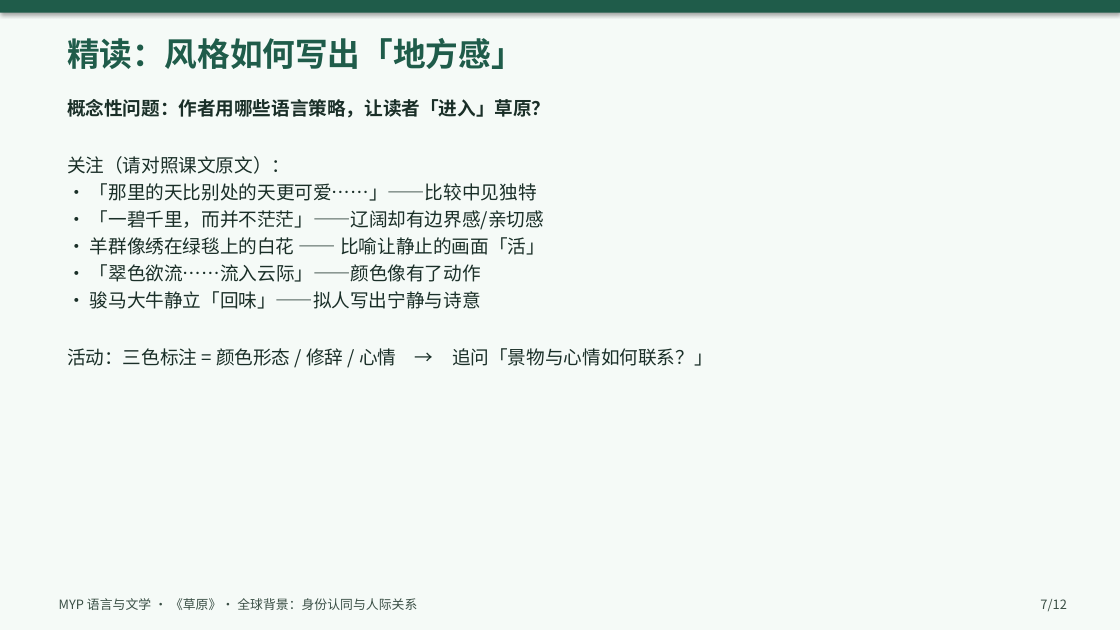
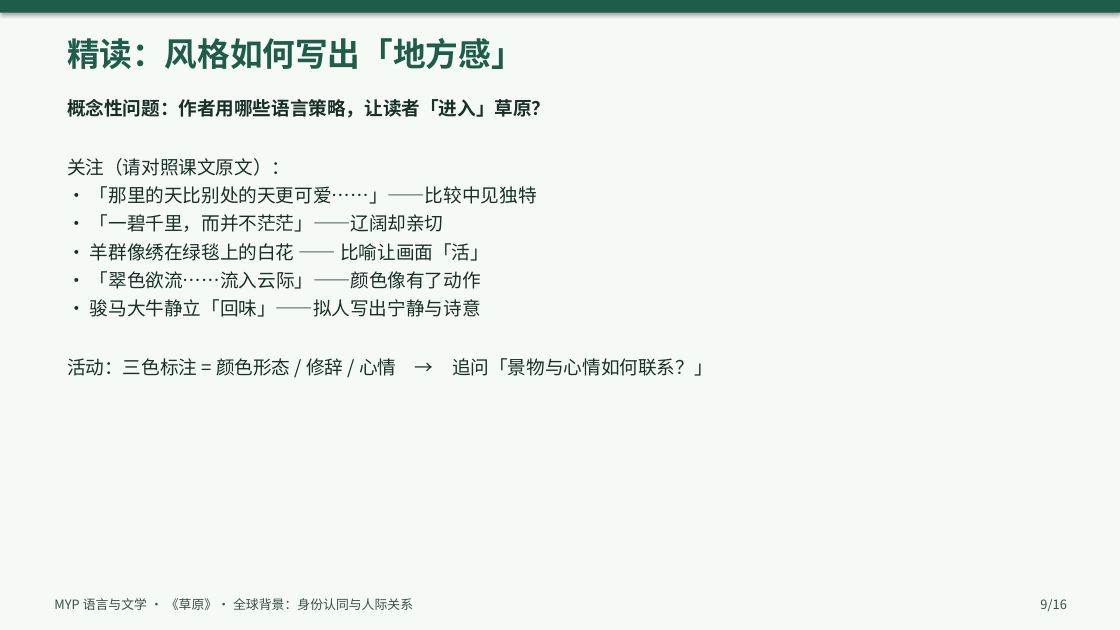
Before and after one commit to cuijinqueen-cyber/IBDP-Chinese-A, a slide deck: slide 9 of ppt/草原_MYP教案课件.pptx (slide 7 before the commit). Drawn at 1120x630 pixels with LibreOffice and Linux fonts; fonts in the diff are those of the drawing. Boxes give left, top, right and bottom in pixels: in the first picture for what was removed or moved away, otherwise in the second. Text is boxed around its words. In the diff, an @@ line names an element or a change of style, - is before the commit and + after.

```diff
--- a/ppt/草原_MYP教案课件.pptx
+++ b/ppt/草原_MYP教案课件.pptx
@@ text at bbox=[67, 99, 713, 376]: more space between paragraphs @@
@@ text at bbox=[90, 214, 489, 261]: text changed @@
-· 「一碧千里，而并不茫茫」——辽阔却有边界感/亲切感
-· 羊群像绣在绿毯上的白花 —— 比喻让静止的画面「活」
+· 「一碧千里，而并不茫茫」——辽阔却亲切
+· 羊群像绣在绿毯上的白花 —— 比喻让画面「活」
@@ text "MYP 语言与文学 · 《草原》· 全球背景：身份认同与人际关系": place and size @@
-text "MYP 语言与文学 · 《草原》· 全球背景：身份认同与人际关系" at bbox=[59, 598, 417, 610]
+text "MYP 语言与文学 · 《草原》· 全球背景：身份认同与人际关系" at bbox=[54, 598, 413, 610]
@@ text at bbox=[1040, 599, 1066, 611]: text changed @@
-7/12
+9/16
```
Also in this commit, not shown: 11 other slides changed, 4 slides added, 2 other files.
